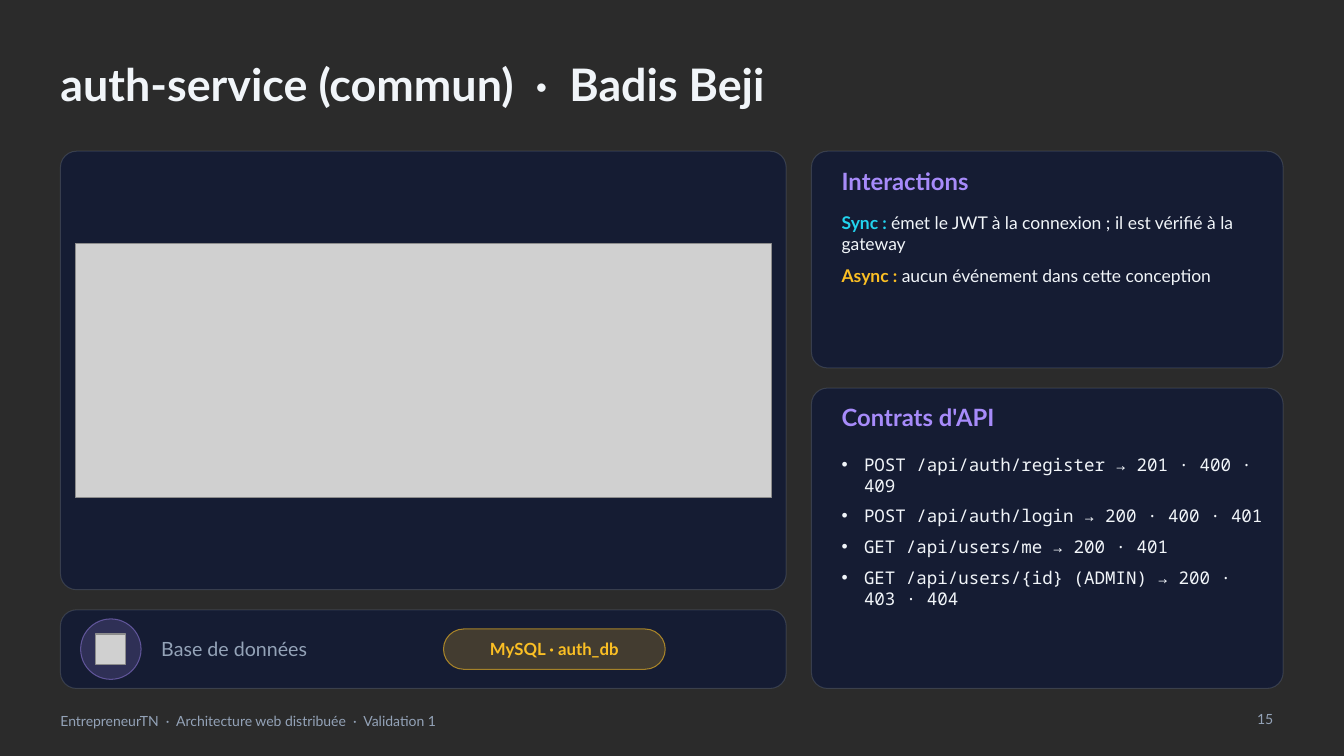
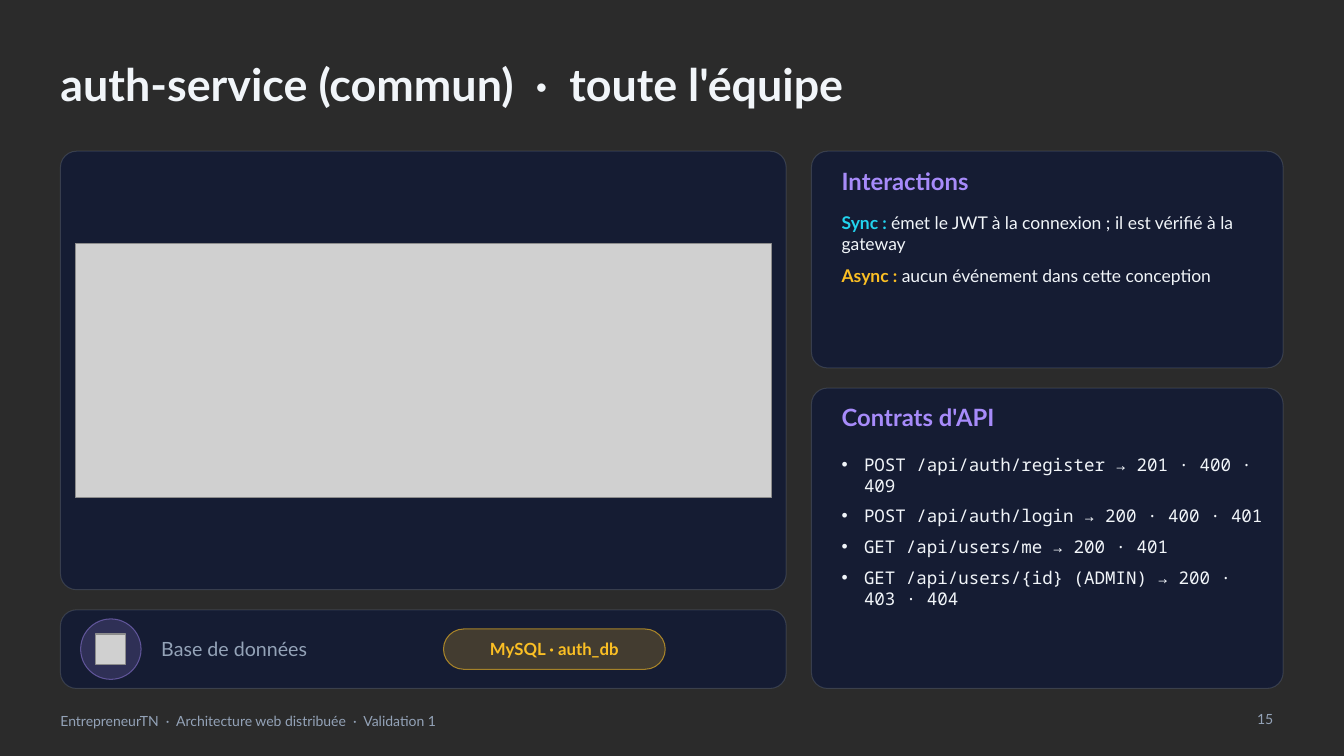
Before and after one commit to BadisBeji/EntrepreneurTN-4SSA10, a slide deck: slide 15 of Documentation/Presentation/Presentation_EntrepreneurTN.pptx. Drawn at 1344x756 pixels with LibreOffice and Linux fonts; fonts in the diff are those of the drawing; grey boxes stand for pictures; background and template pictures are left out; a plain dark background stands for a picture behind light text. Boxes give left, top, right and bottom in pixels: in the first picture for what was removed or moved away, otherwise in the second. Text is boxed around its words. In the diff, an @@ line names an element or a change of style, - is before the commit and + after.

```diff
--- a/Documentation/Presentation/Presentation_EntrepreneurTN.pptx
+++ b/Documentation/Presentation/Presentation_EntrepreneurTN.pptx
@@ title at box(60, 66, 843, 109): text changed @@
-auth-service (commun) · Badis Beji
+auth-service (commun) · toute l'équipe
```
Also in this commit, not shown: 6 other files.
